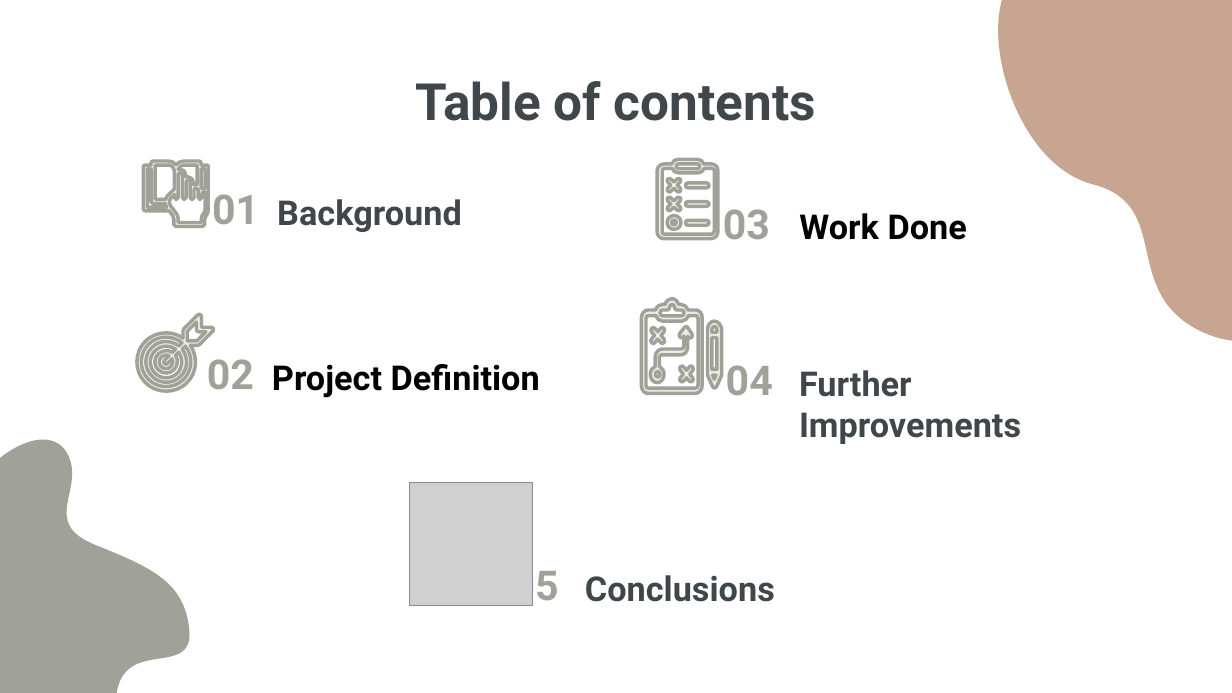
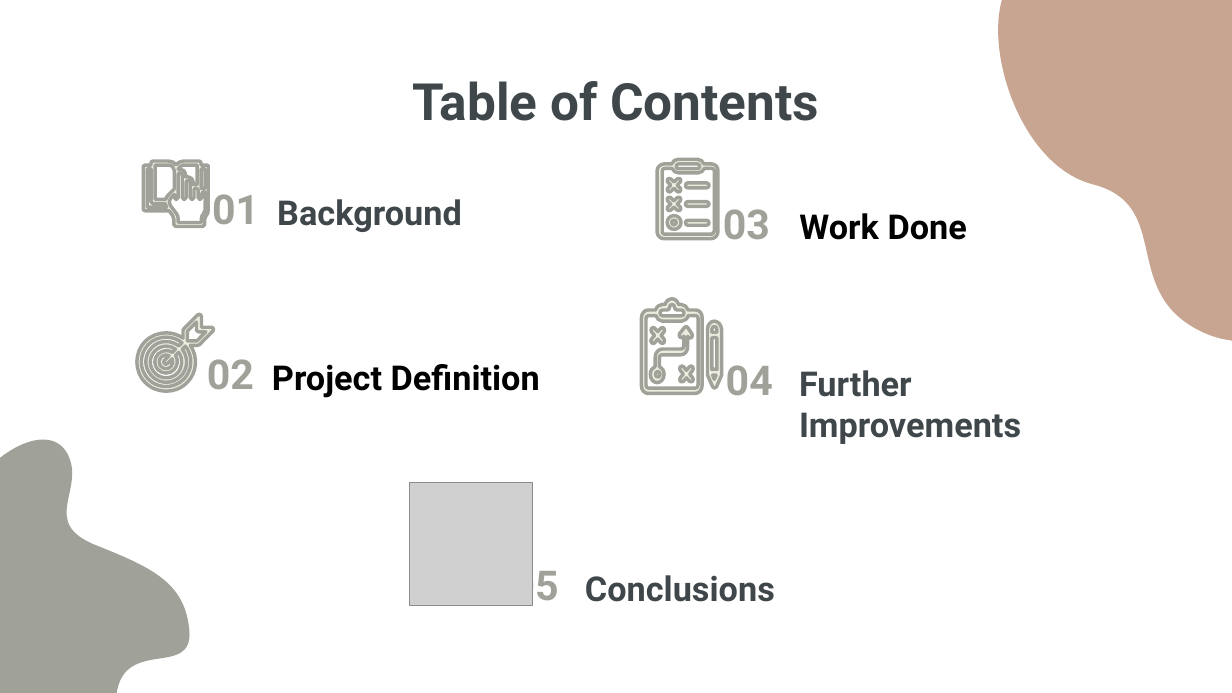
Before and after one commit to kariander1/FaceRecognition, a slide deck: slide 2 of Final Presentation.pptx. Drawn at 1232x693 pixels with LibreOffice and Linux fonts; fonts in the diff are those of the drawing; grey boxes stand for pictures. Boxes give left, top, right and bottom in pixels: in the first picture for what was removed or moved away, otherwise in the second. Text is boxed around its words. In the diff, an @@ line names an element or a change of style, - is before the commit and + after.

```diff
--- a/Final Presentation.pptx
+++ b/Final Presentation.pptx
@@ title at <box>412,81,819,121</box>: text changed @@
-Table of contents
+Table of Contents
```
Also in this commit, not shown: 16 other slides changed.
